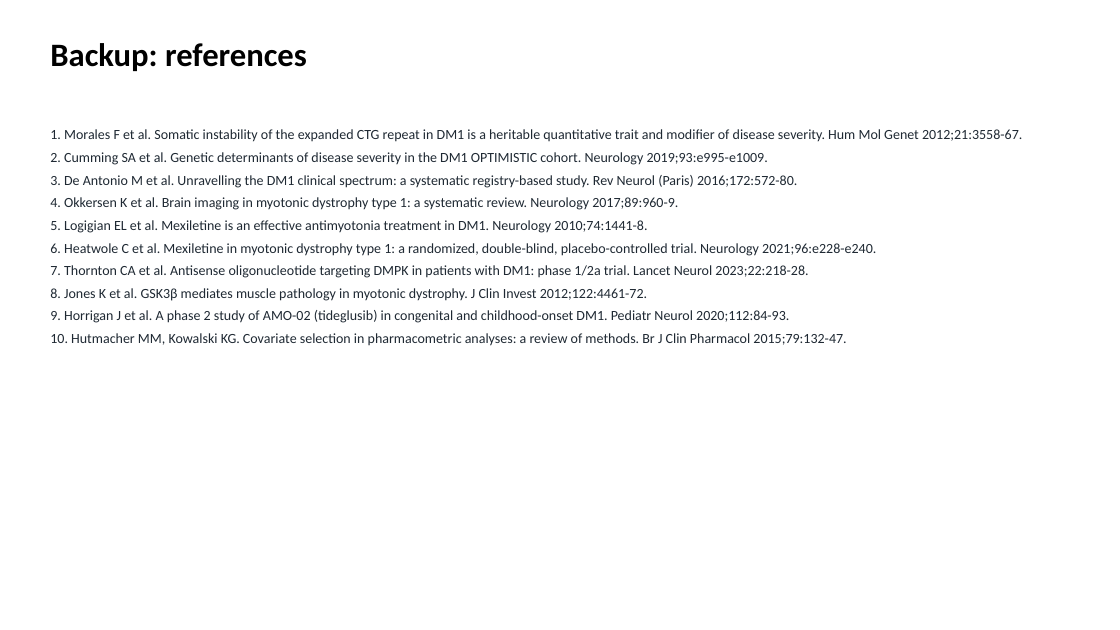
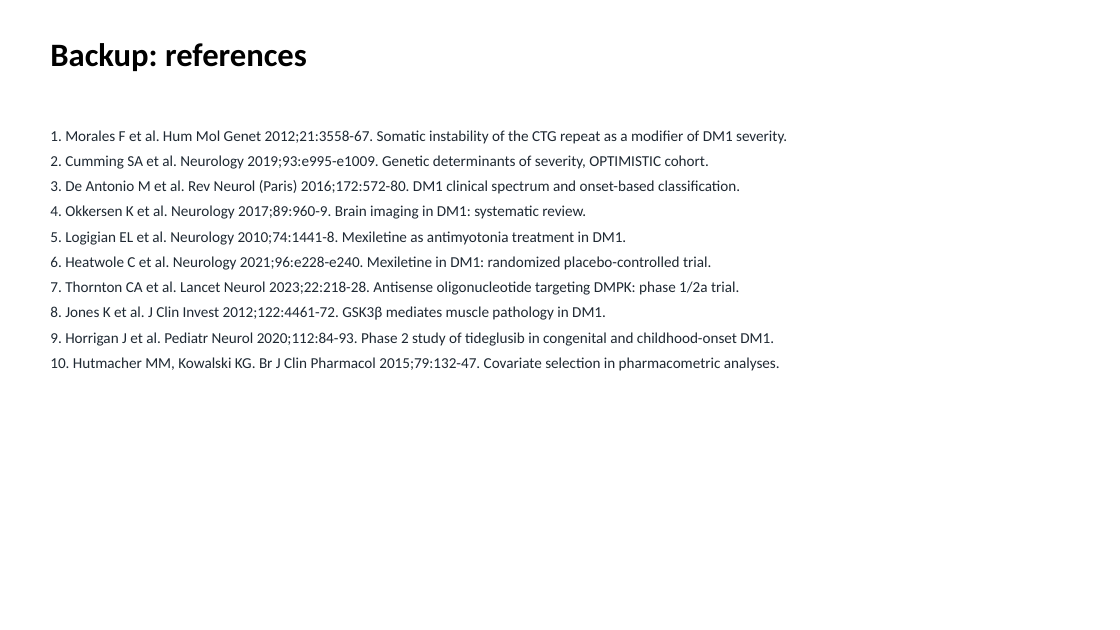
Before and after one commit to euibeom135-cell/acop2026-hackathon-team1, a slide deck: slide 10 of slides/Team1_DM1_slides.pptx. Drawn at 1120x630 pixels with LibreOffice and Linux fonts; fonts in the diff are those of the drawing. Boxes give left, top, right and bottom in pixels: in the first picture for what was removed or moved away, otherwise in the second. Text is boxed around its words. In the diff, an @@ line names an element or a change of style, - is before the commit and + after.

```diff
--- a/slides/Team1_DM1_slides.pptx
+++ b/slides/Team1_DM1_slides.pptx
@@ text at <box>50,130,787,371</box>: text changed; size 12 to 13 pt @@
-1. Morales F et al. Somatic instability of the expanded CTG repeat in DM1 is a heritable quantitative trait and modifier of disease severity. Hum Mol Genet 2012;21:3558-67.
-2. Cumming SA et al. Genetic determinants of disease severity in the DM1 OPTIMISTIC cohort. Neurology 2019;93:e995-e1009.
-3. De Antonio M et al. Unravelling the DM1 clinical spectrum: a systematic registry-based study. Rev Neurol (Paris) 2016;172:572-80.
-4. Okkersen K et al. Brain imaging in myotonic dystrophy type 1: a systematic review. Neurology 2017;89:960-9.
-5. Logigian EL et al. Mexiletine is an effective antimyotonia treatment in DM1. Neurology 2010;74:1441-8.
-6. Heatwole C et al. Mexiletine in myotonic dystrophy type 1: a randomized, double-blind, placebo-controlled trial. Neurology 2021;96:e228-e240.
-7. Thornton CA et al. Antisense oligonucleotide targeting DMPK in patients with DM1: phase 1/2a trial. Lancet Neurol 2023;22:218-28.
-8. Jones K et al. GSK3β mediates muscle pathology in myotonic dystrophy. J Clin Invest 2012;122:4461-72.
-9. Horrigan J et al. A phase 2 study of AMO-02 (tideglusib) in congenital and childhood-onset DM1. Pediatr Neurol 2020;112:84-93.
-10. Hutmacher MM, Kowalski KG. Covariate selection in pharmacometric analyses: a review of methods. Br J Clin Pharmacol 2015;79:132-47.
+1. Morales F et al. Hum Mol Genet 2012;21:3558-67. Somatic instability of the CTG repeat as a modifier of DM1 severity.
+2. Cumming SA et al. Neurology 2019;93:e995-e1009. Genetic determinants of severity, OPTIMISTIC cohort.
+3. De Antonio M et al. Rev Neurol (Paris) 2016;172:572-80. DM1 clinical spectrum and onset-based classification.
+4. Okkersen K et al. Neurology 2017;89:960-9. Brain imaging in DM1: systematic review.
+5. Logigian EL et al. Neurology 2010;74:1441-8. Mexiletine as antimyotonia treatment in DM1.
+6. Heatwole C et al. Neurology 2021;96:e228-e240. Mexiletine in DM1: randomized placebo-controlled trial.
+7. Thornton CA et al. Lancet Neurol 2023;22:218-28. Antisense oligonucleotide targeting DMPK: phase 1/2a trial.
+8. Jones K et al. J Clin Invest 2012;122:4461-72. GSK3β mediates muscle pathology in DM1.
+9. Horrigan J et al. Pediatr Neurol 2020;112:84-93. Phase 2 study of tideglusib in congenital and childhood-onset DM1.
+10. Hutmacher MM, Kowalski KG. Br J Clin Pharmacol 2015;79:132-47. Covariate selection in pharmacometric analyses.
```
Also in this commit, not shown: 8 other slides changed.
